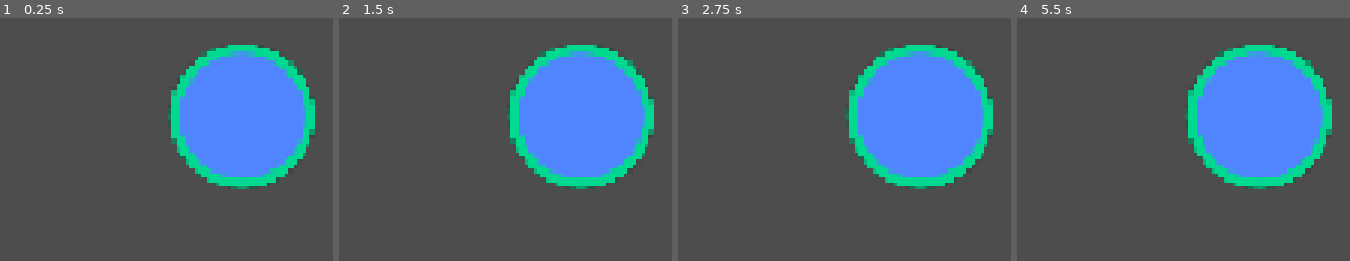
Above: before the commit, frames 1-4 (left to right).
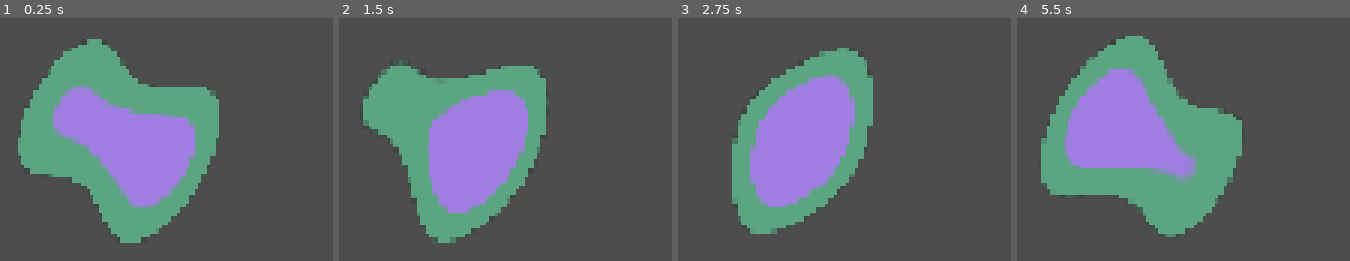
Above: after the commit, the same moments.

Repository: leofarias-cpu/shader-playground
Game: Godot game, scene res://portal.tscn
Two runs of this game, one before a commit and one after it. Both use one fixed random seed, a clock stepped at 60 frames per second and the inputs below. The project has no main scene, so this scene is started directly. The engine's default icon, where the game draws it, is replaced by a stand-in: a white triangle on a blue panel in a dark square.
Inputs:
- Up to frame 1 (0.25 s): no input
- Up to frame 2 (1.5 s): tap Enter at 1.25 s
- Up to frame 3 (2.75 s): no input
- Up to frame 4 (5.5 s): tap Space at 2.75 s

The runs differ from the first frame. In frame 1, 48% of the frame differs, in the area x 5-95%, y 8-93%; in frame 2, 44%; in frame 3, 42%; in frame 4, 48%, in the area x 7-95%, y 7-91%.

Commit message:
portal respirando

Diff:
--- /dev/null
+++ b/normal portal.gdshader
@@ -0,0 +1,25 @@
+shader_type canvas_item;
+
+uniform vec3 color: source_color;
+uniform float radius: hint_range(0, 0.5) = 0.2;
+uniform float softness: hint_range(0, 0.5) = 0.01;
+uniform float border_width: hint_range(0, 0.5) = 0.2;
+uniform vec3 border_color: source_color;
+
+uniform float breathing_strenght: hint_range(0, 0.2) = 0.1;
+uniform float breathing_frequency: hint_range(0, 10, 0.05) = 1.0;
+
+void fragment() {
+	float oscilation =
+		sin(TIME + UV.x * 10.0 + UV.y * 6.0) * breathing_strenght;
+
+	float distancia = distance(vec2(0.5, 0.5), UV) + oscilation;
+	float outside_radius = radius + border_width;
+
+	float inner_mask = smoothstep(radius, radius - softness, distancia);
+	float outer_mask = smoothstep(outside_radius, outside_radius - softness, distancia);
+	float ring_mask = outer_mask - inner_mask;
+
+	vec3 final_color = ring_mask * border_color + inner_mask * color;
+	COLOR = vec4(final_color, outer_mask);
+}
--- a/portal.tscn
+++ b/portal.tscn
@@ -1,6 +1,7 @@
 [gd_scene format=3 uid="uid://dof5o4jaeea7i"]
 
-[ext_resource type="Shader" uid="uid://1mbr8vc1n2jp" path="res://portal.gdshader" id="1_ef3v5"]
+[ext_resource type="Shader" uid="uid://drlmp6mnq8top" path="res://normal portal.gdshader" id="1_ef3v5"]
+[ext_resource type="Shader" uid="uid://1mbr8vc1n2jp" path="res://weird fucking portal.gdshader" id="2_6r214"]
 [ext_resource type="Texture2D" uid="uid://4q335xxs2p" path="res://icon.svg" id="2_grrij"]
 
 [sub_resource type="ShaderMaterial" id="ShaderMaterial_lujw2"]
@@ -10,19 +11,39 @@
 shader_parameter/softness = 0.2
 shader_parameter/border_width = 0.2
 shader_parameter/border_color = Color(0, 0, 0, 1)
+shader_parameter/breathing_strenght = 0.1
+shader_parameter/breathing_frequency = 0.0
 
-[sub_resource type="ShaderMaterial" id="ShaderMaterial_ef3v5"]
+[sub_resource type="ShaderMaterial" id="ShaderMaterial_2pgh4"]
+shader = ExtResource("2_6r214")
+shader_parameter/color = Color(0, 0, 0, 1)
+shader_parameter/radius = 0.2
+shader_parameter/softness = 0.01
+shader_parameter/border_width = 0.2
+shader_parameter/border_color = Color(0, 0, 0, 1)
+shader_parameter/breathing_strenght = 0.1
+shader_parameter/breathing_frequency = 1.0
+
+[sub_resource type="ShaderMaterial" id="ShaderMaterial_wtc1a"]
 shader = ExtResource("1_ef3v5")
-shader_parameter/color = Color(0.31321016, 0.52206707, 1, 1)
-shader_parameter/radius = 0.2390000113525
-shader_parameter/softness = 0.010000000475
-shader_parameter/border_width = 0.038000001805
-shader_parameter/border_color = Color(0, 0.8509804, 0.56078434, 1)
+shader_parameter/color = Color(0.6235227, 0.4903624, 0.880648, 1)
+shader_parameter/radius = 0.2
+shader_parameter/softness = 0.01
+shader_parameter/border_width = 0.1150000054625
+shader_parameter/border_color = Color(0.35778308, 0.64732796, 0.5052993, 1)
+shader_parameter/breathing_strenght = 0.0810000038475
+shader_parameter/breathing_frequency = 10.0
 
 [node name="Node2D" type="Node2D" unique_id=1807326182]
 material = SubResource("ShaderMaterial_lujw2")
 
+[node name="Icon2" type="Sprite2D" parent="." unique_id=1480975183]
+visible = false
+material = SubResource("ShaderMaterial_2pgh4")
+position = Vector2(573, 121)
+texture = ExtResource("2_grrij")
+
 [node name="Icon" type="Sprite2D" parent="." unique_id=77149818]
-material = SubResource("ShaderMaterial_ef3v5")
-position = Vector2(361, 99)
+material = SubResource("ShaderMaterial_wtc1a")
+position = Vector2(303, 110)
 texture = ExtResource("2_grrij")
--- /dev/null
+++ b/weird fucking portal.gdshader
@@ -0,0 +1,22 @@
+shader_type canvas_item;
+
+uniform vec3 color: source_color;
+uniform float radius: hint_range(0, 0.5) = 0.2;
+uniform float softness: hint_range(0, 0.5) = 0.01;
+uniform float border_width: hint_range(0, 0.5) = 0.2;
+uniform vec3 border_color: source_color;
+
+uniform float breathing_strenght: hint_range(0, 0.2) = 0.1;
+uniform float breathing_frequency: hint_range(0, 10, 0.05) = 1.0;
+
+void fragment() {
+	float distancia = distance(vec2(0.5, 0.5), UV) + sin(TIME * (breathing_frequency + UV.y)) * breathing_strenght;
+	float outside_radius = radius + border_width;
+
+	float inner_mask = smoothstep(radius, radius - softness, distancia);
+	float outer_mask = smoothstep(outside_radius, outside_radius - softness, distancia);
+	float ring_mask = outer_mask - inner_mask;
+
+	vec3 final_color = ring_mask * border_color + inner_mask * color;
+	COLOR = vec4(final_color, outer_mask);
+}
Not shown, added: normal portal.gdshader.uid
Not shown, added: weird fucking portal.gdshader.uid
